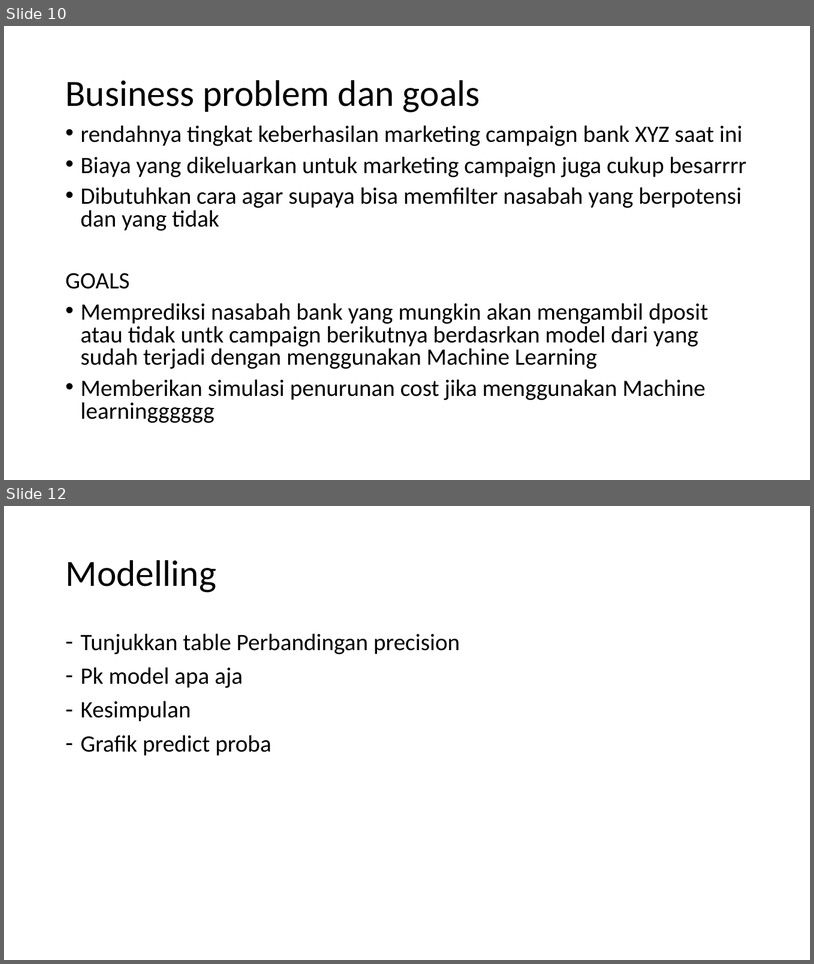
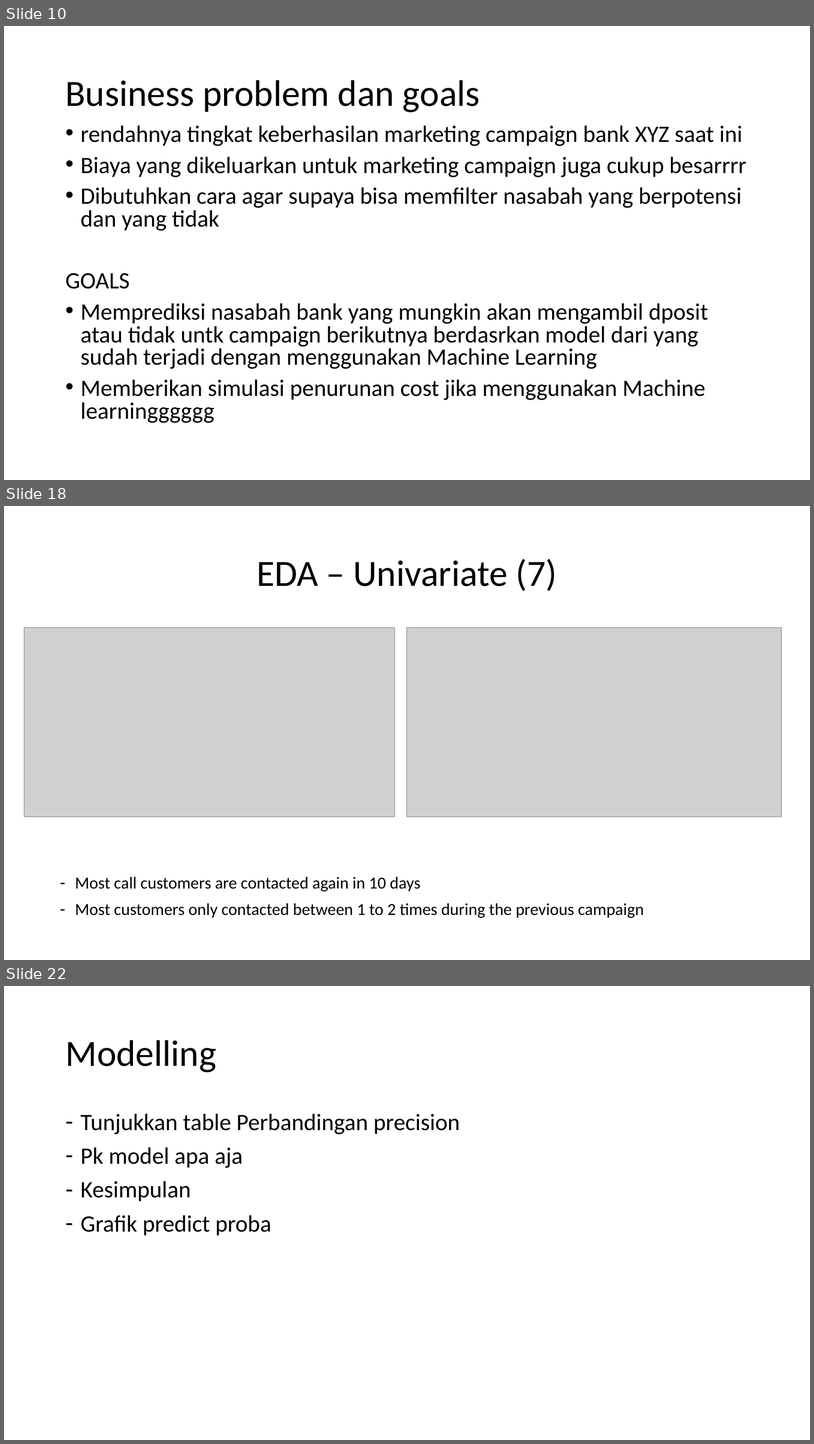
Before and after one commit to abdullahayas123/Tes-Model-Marketing-Scipy, a slide deck: Skenario Kesimpulan.pptx. Shown one above the other, each under a label of ours: slides 10 and 12 before the commit, slides 10, 18 and 22 after it; the slides between them are not shown. The pictures are 814x964 and 814x1444 pixels, drawn with LibreOffice and Linux fonts; fonts in the diff are those of the drawing; grey boxes stand for pictures. Boxes give left, top, right and bottom in pixels: in the first picture for what was removed or moved away, otherwise in the second. Text is boxed around its words. In the diff, an @@ line names an element or a change of style, - is before the commit and + after.

```diff
--- a/Skenario Kesimpulan.pptx
+++ b/Skenario Kesimpulan.pptx
@@ slide 18 added at (x1=4, y1=506, x2=810, y2=960), background #FFFFFF @@
@@ title added at (x1=257, y1=559, x2=558, y2=591), 44 pt, text #000000 @@
+EDA – Univariate (7)
@@ picture added at (x1=24, y1=628, x2=395, y2=817) @@
@@ picture added at (x1=408, y1=628, x2=782, y2=817) @@
@@ text added at (x1=75, y1=876, x2=644, y2=918), 20 pt, text #000000 @@
+– Most call customers are contacted again in 10 days
+– Most customers only contacted between 1 to 2 times during the previous campaign
@@ what was slide 12 is now slide 22 @@
```
Also in this commit, not shown: 10 other slides added, 1 slide removed, 26 other files.
